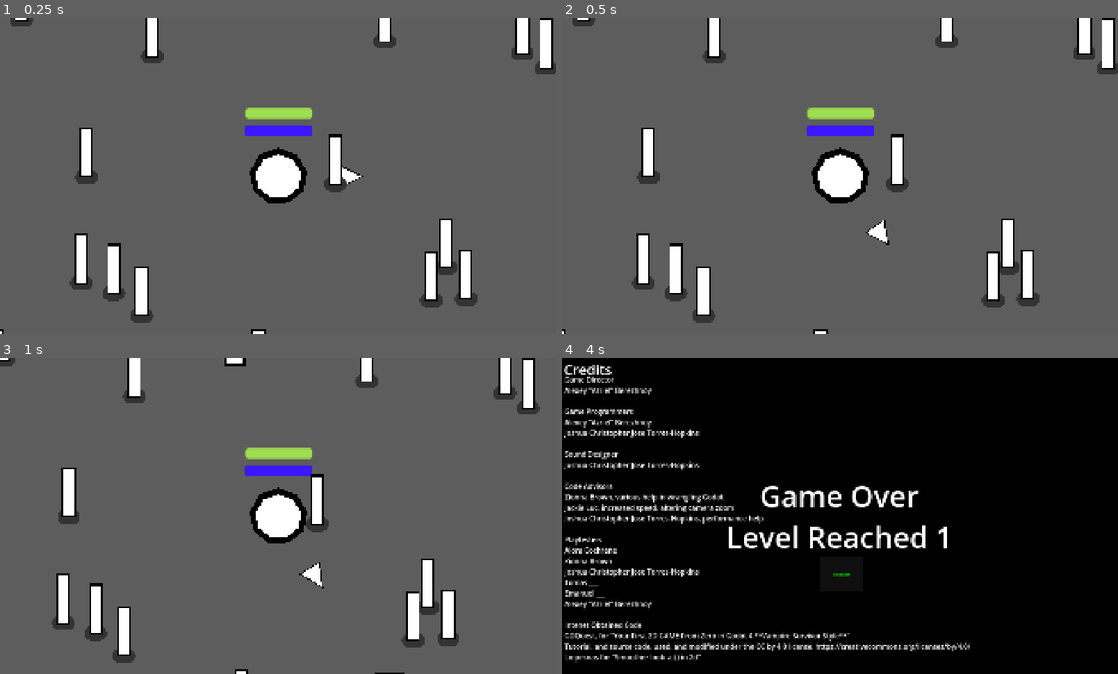
Above: before the commit, frames 1-4 (two rows, left to right).
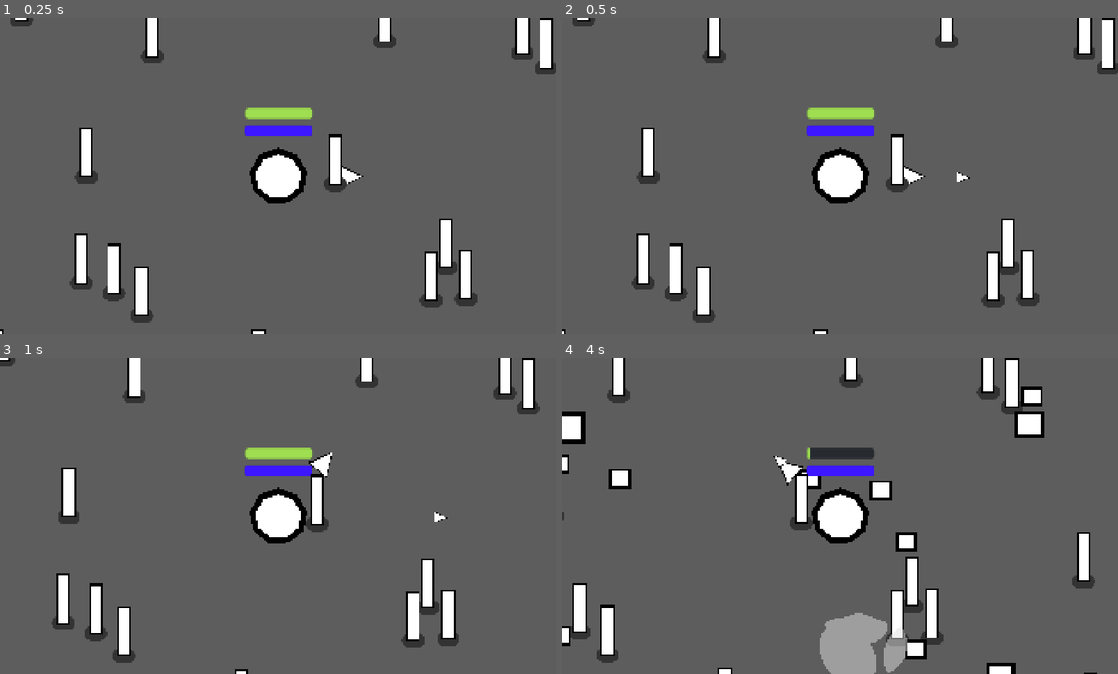
Above: after the commit, the same moments.

Repository: Alyosha-ctrl/foolJam2025
Game: Godot game, scene res://tower_survival.tscn
Two runs of this game, one before a commit and one after it. Both use one fixed random seed, a clock stepped at 60 frames per second and the inputs below.
Inputs:
- Up to frame 1 (0.25 s): no input
- Up to frame 2 (0.5 s): no input
- Up to frame 3 (1 s): hold D (move_right) from 0.53 s (still down)
- Up to frame 4 (4 s): release D (move_right) at 1.28 s; hold S (move_down) 1.28-2.03 s; hold D (move_right) 2.03-2.78 s; hold W (move_up) 2.78-3.53 s; hold A (move_left) from 3.53 s (still down)

Frame 1 is identical in both runs. In frame 2, 0.3% of the frame differs, in the area x 54-74%, y 46-72%; in frame 3, 0.5%; in frame 4, 96%, in the area x 0-100%, y 0-100%.

Commit message:
Added the rapier, and changed most variables to static for performance

Diff:
--- a/bullet.gd
+++ b/bullet.gd
@@ -2,12 +2,12 @@
 
 var technique = "null"
 
-var travelled_disance = 0
-var speed = 1000
-var technique_size = 1000
-var value = 0
+var travelled_disance := 0
+var speed := 1000
+var technique_size := 1000
+var value:float = 0
 var element = "creation"
-var pierce = 0
+var pierce : float = 0
 
 func _physics_process(delta: float) -> void:
 	#gives current direction of the bullet
--- a/gun.gd
+++ b/gun.gd
@@ -2,18 +2,31 @@
 
 
 @onready var caster = get_parent()
-
-var cooldown : float = 0.5
-var time : float = 0.0
 var type : String = "ranged"
 var element : String = "creation"
+var modifier : String = "auto_aim"
+var action : String = "shoot"
+
+var time : float = 0.0
+
+var level:int=1
+var cooldown : float = .5
+var high_cooldown:float = .5
 var cost : float = 0
 var value : float = 5.0
 var pierce : float = 1
+var wait_time : float = cooldown
+var stat_dist : Dictionary = {"cooldown": 1, "cost":5, "value":5, "pierce":1, "wait_time":.5}
+
+func set_cooldown():
+	cooldown = high_cooldown-(caster.control*stat_dist["cooldown"]/9.9)
 
 
+func _ready() -> void:
+	set_cooldown()
 
 func _physics_process(delta: float) -> void:
+	time+=delta
 	if(!caster.actor_type == "mob"):
 		var enemies_in_range = get_overlapping_bodies()
 		if(enemies_in_range.size() > 0):
@@ -55,7 +68,33 @@
 	new_bullet.global_rotation = $%shooting_point.global_rotation
 	$%shooting_point.add_child(new_bullet)
 
+#MAYBE MAKE THIS MORE EFFICIENT
+func set_level(level_num : int)->void:
+	for i in range(level_num):
+		level_up()
 
 
-func _on_timer_timeout() -> void:
-	time += %Timer.wait_time
+func level_up()->void:
+	high_cooldown += stat_dist["cooldown"]
+	print("Before Cooldown: " + str(high_cooldown))
+	pierce += stat_dist["pierce"]
+	value += stat_dist["value"]
+	cost += stat_dist["cost"]
+	wait_time += stat_dist["wait_time"]
+
+	level += 1
+	if(level%10 == 0):
+		increase_stage()
+	set_cooldown()
+	print("Caster Control" + str(caster.control))
+	print("After Cooldown: " + str(cooldown))
+
+func increase_stage():
+	var multiplier: int = (level/10+1)
+	high_cooldown*=multiplier
+	wait_time *= multiplier
+	value *= multiplier
+	cost *= multiplier
+	pierce *= multiplier
+	for key in stat_dist.keys():
+		stat_dist[key] *= multiplier
--- a/gun.tscn
+++ b/gun.tscn
@@ -6,7 +6,7 @@
 [sub_resource type="CircleShape2D" id="CircleShape2D_dk5gl"]
 radius = 525.009
 
-[node name="Gun" type="Area2D"]
+[node name="Gun" type="Area2D" groups=["technique"]]
 collision_layer = 0
 collision_mask = 2
 script = ExtResource("1_dk5gl")
@@ -38,12 +38,5 @@
 position = Vector2(188, 6)
 texture = ExtResource("1_vk1bi")
 
-[node name="Timer" type="Timer" parent="."]
-unique_name_in_owner = true
-wait_time = 0.05
-autostart = true
-
 [node name="CollisionPolygon2D" type="CollisionPolygon2D" parent="."]
 polygon = PackedVector2Array(153, -31, 215, -2, 152, 33)
-
-[connection signal="timeout" from="Timer" to="." method="_on_timer_timeout"]
--- a/mob.gd
+++ b/mob.gd
@@ -16,13 +16,12 @@
 var qi : float = max_qi*1
 var time: float = 0.0
 const speed_multiplier: float = 300
-@onready var player = get_node("/root/Game/Player")
-@onready var game = get_node("/root/Game")
-@onready var cooldown = %Timer.wait_time
+@onready var player := get_node("/root/Game/Player")
+@onready var cooldown : float = %Timer.wait_time
 
 
 func _physics_process(delta: float) -> void:
-	var direction = global_position.direction_to(player.global_position)
+	var direction := global_position.direction_to(player.global_position)
 	velocity = direction*(speed_multiplier*log((grace/10)+2))
 	move_and_slide()
 
@@ -37,7 +36,7 @@
 
 func take_damage(damage, element, pierce):
 	#Later take in type to alter damage as well as defense
-	var defense_local = defense-pierce
+	var defense_local : float = defense-pierce
 	if(defense_local <= 0):
 		defense_local = 1
 	damage -= defense_local
@@ -93,6 +92,7 @@
 	#Multiplies the new stat distribution
 	stat_dist*=(level/10) + 1
 
+#MAYBE MAKE THIS MORE EFFICIENT
 func set_level(level_num : int):
 	for i in range(level_num):
 		level_up()
--- a/mob.tscn
+++ b/mob.tscn
@@ -8,7 +8,7 @@
 [sub_resource type="RectangleShape2D" id="RectangleShape2D_nokgg"]
 size = Vector2(128.75, 117.5)
 
-[node name="Mob" type="CharacterBody2D"]
+[node name="Mob" type="CharacterBody2D" groups=["enemies"]]
 position = Vector2(7.1066, 38.6526)
 collision_layer = 2
 collision_mask = 3
@@ -16,11 +16,13 @@
 script = ExtResource("1_nokgg")
 
 [node name="CollisionShape2D" type="CollisionShape2D" parent="."]
+unique_name_in_owner = true
 position = Vector2(-10.5, -38)
 shape = SubResource("RectangleShape2D_dy6sc")
 
 [node name="hurt_box" type="Area2D" parent="."]
 unique_name_in_owner = true
+position = Vector2(-1.90735e-06, -7.62939e-06)
 
 [node name="CollisionShape2D" type="CollisionShape2D" parent="hurt_box"]
 position = Vector2(-8.5, -39)
--- a/pillar.tscn
+++ b/pillar.tscn
@@ -6,7 +6,7 @@
 [sub_resource type="CircleShape2D" id="CircleShape2D_ikdqj"]
 radius = 19.105
 
-[node name="Pillar" type="StaticBody2D"]
+[node name="Pillar" type="StaticBody2D" groups=["enemies"]]
 script = ExtResource("1_r8rte")
 
 [node name="CollisionShape2D" type="CollisionShape2D" parent="."]
--- a/player.gd
+++ b/player.gd
@@ -91,6 +91,7 @@
 	level += 1
 	if(level%10 == 0):
 		increase_stage()
+	%Gun.level_up()
 	print("Level Up")
 	print("Level: " + str(level))
 
--- a/player.tscn
+++ b/player.tscn
@@ -39,6 +39,7 @@
 polygon = PackedVector2Array(0, -110, 47, -93, 73, -50, 64, -1, 27, 29, -25, 30, -63, -1, -73, -50, -47, -94)
 
 [node name="CollisionShape2D" type="CollisionShape2D" parent="."]
+unique_name_in_owner = true
 shape = SubResource("CircleShape2D_onrkg")
 debug_color = Color(0.405622, 0.466561, 1, 0.42)
 
@@ -46,6 +47,7 @@
 unique_name_in_owner = true
 
 [node name="Gun" parent="." instance=ExtResource("3_i3pqv")]
+unique_name_in_owner = true
 collision_layer = 2
 
 [node name="hurt_box" type="Area2D" parent="."]
--- a/project.godot
+++ b/project.godot
@@ -94,6 +94,11 @@
 
 enabled=PackedStringArray("res://addons/colorpicker_presets/plugin.cfg")
 
+[global_group]
+
+enemies=""
+technique="Technique objects that perform actions"
+
 [input]
 
 move_left={
@@ -132,6 +137,7 @@
 
 [physics]
 
+common/physics_ticks_per_second=30
 2d/solver/solver_iterations=9
 
 [rendering]
--- a/tower_survival.gd
+++ b/tower_survival.gd
@@ -1,17 +1,14 @@
 extends Node2D
 
-var time = 0.0
-var stat_mult = 1
-var player_level = 1
-var overall_stats = 0
-var level_time = 11
-
+var time := 0.0
+var level_time := 6
+var max_entities := 500
 var already_done : bool = false
 
 func _ready() -> void:
 	get_tree().paused = false
-	for i in range(5):
-		spawn_mob()
+	#for i in range(5):
+		#spawn_mob()
 
 func spawn_mob():
 	#In the future this will also create the color of the mob
@@ -19,20 +16,20 @@
 	var spawn_type = ["swarm", "mob", "boss", "swarm", "swarm", "mob"]
 	spawn_type = spawn_type[randi_range(0,len(spawn_type)-1)]
 	if(spawn_type == "mob"):
-		var new_mob = preload("res://mob.tscn").instantiate()
+		var new_mob := preload("res://mob.tscn").instantiate()
 		new_mob.set_level(%Player.level-2)
 		#Randomly create's the mob on a point along the path
 		%PathFollow2D.progress_ratio = randf()
 		new_mob.global_position = %PathFollow2D.global_position
 		add_child(new_mob)
 	elif(spawn_type == "swarm"):
-		var new_mob = preload("res://mob.tscn").instantiate()
+		var new_mob := preload("res://mob.tscn").instantiate()
 		new_mob.set_level(%Player.level-3)
 		new_mob.scale = Vector2(.75, .75)
-		var new_mob1 = preload("res://mob.tscn").instantiate()
+		var new_mob1 := preload("res://mob.tscn").instantiate()
 		new_mob1.set_level(%Player.level-2)
 		new_mob1.scale = Vector2(.75, .75)
-		var new_mob2 = preload("res://mob.tscn").instantiate()
+		var new_mob2 := preload("res://mob.tscn").instantiate()
 		new_mob2.set_level(%Player.level-2)
 		new_mob2.scale = Vector2(.75, .75)
 		#Randomly create's the mob on a point along the path
@@ -46,7 +43,7 @@
 		add_child(new_mob1)
 		add_child(new_mob2)
 	elif(spawn_type == "boss"):
-		var new_mob = preload("res://mob.tscn").instantiate()
+		var new_mob := preload("res://mob.tscn").instantiate()
 		new_mob.set_level(%Player.level-1)
 		new_mob.scale = Vector2(1.25, 1.25)
 		#Randomly create's the mob on a point along the path
@@ -72,13 +69,12 @@
 func _on_timer_timeout() -> void:
 	#Randomly choose spawn_swarm, spawn_cluster, spawn_boss
 	#later once levels are implemented
-	var max_entities = 500
 	level_up()
 	if(!(len(get_children()) > max_entities)):
 		spawn_mob()
 		spawn_object()
 	else:
-		print("More than " + str(max_entities) + " entities")
+		pass
 	time+=($Timer.wait_time)
 
 
Not shown, added: addons/godot-rapier2d/Fluid2D.svg
Not shown, added: addons/godot-rapier2d/Fluid2D.svg.import
Not shown, added: addons/godot-rapier2d/Radial2D.svg
Not shown, added: addons/godot-rapier2d/Radial2D.svg.import
Not shown, added: addons/godot-rapier2d/THIRDPARTY.txt
Not shown, added: addons/godot-rapier2d/circle_mesh.tres
Not shown, added: addons/godot-rapier2d/faucet_2d.gd
Not shown, added: addons/godot-rapier2d/faucet_2d.gd.uid
Not shown, added: addons/godot-rapier2d/fluid_2d_circle.gd
Not shown, added: addons/godot-rapier2d/fluid_2d_circle.gd.uid
Not shown, added: addons/godot-rapier2d/fluid_2d_rectangle.gd
Not shown, added: addons/godot-rapier2d/fluid_2d_rectangle.gd.uid
(and 29 more such lines)
